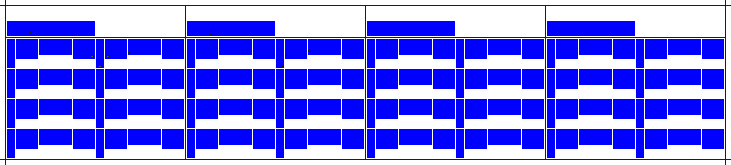
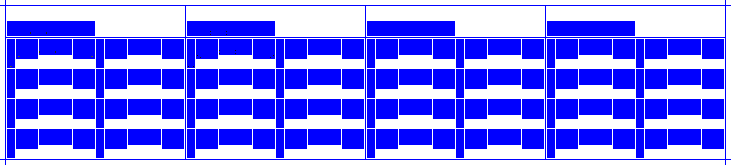
Layered file, before and after one edit (w=731, h=165). Changes by layer:
added layer "4 Repeat" above "4 Train" over [10, 31, 244, 67]
hid "6" over [39, 31, 309, 67]
